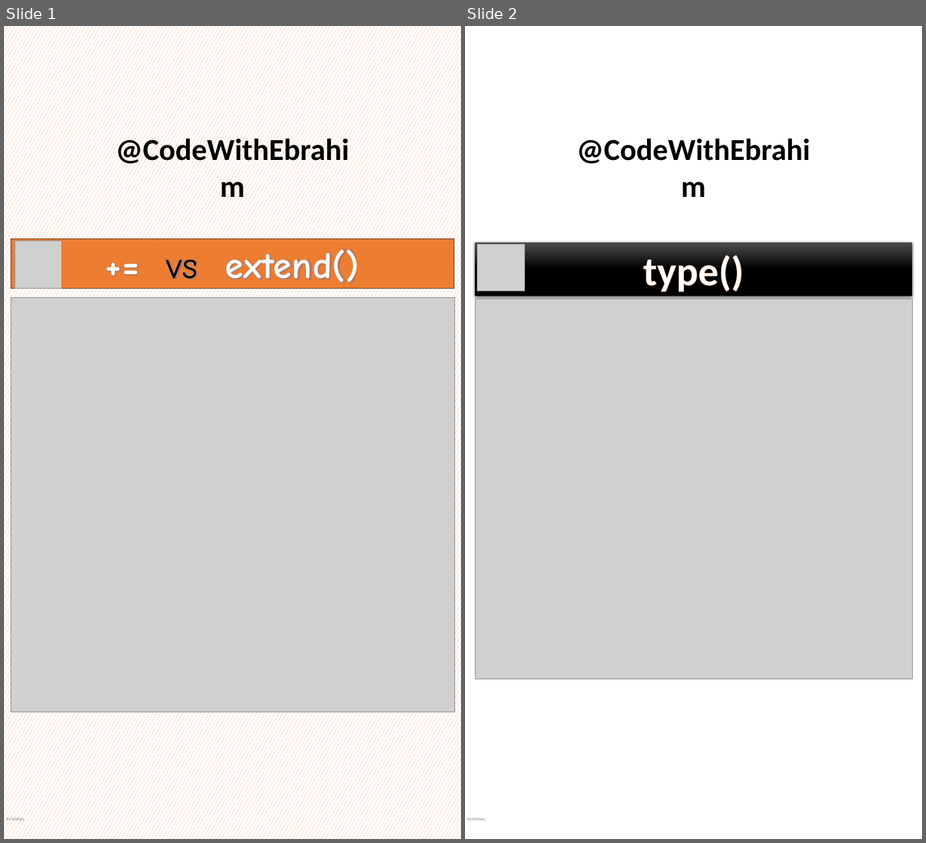
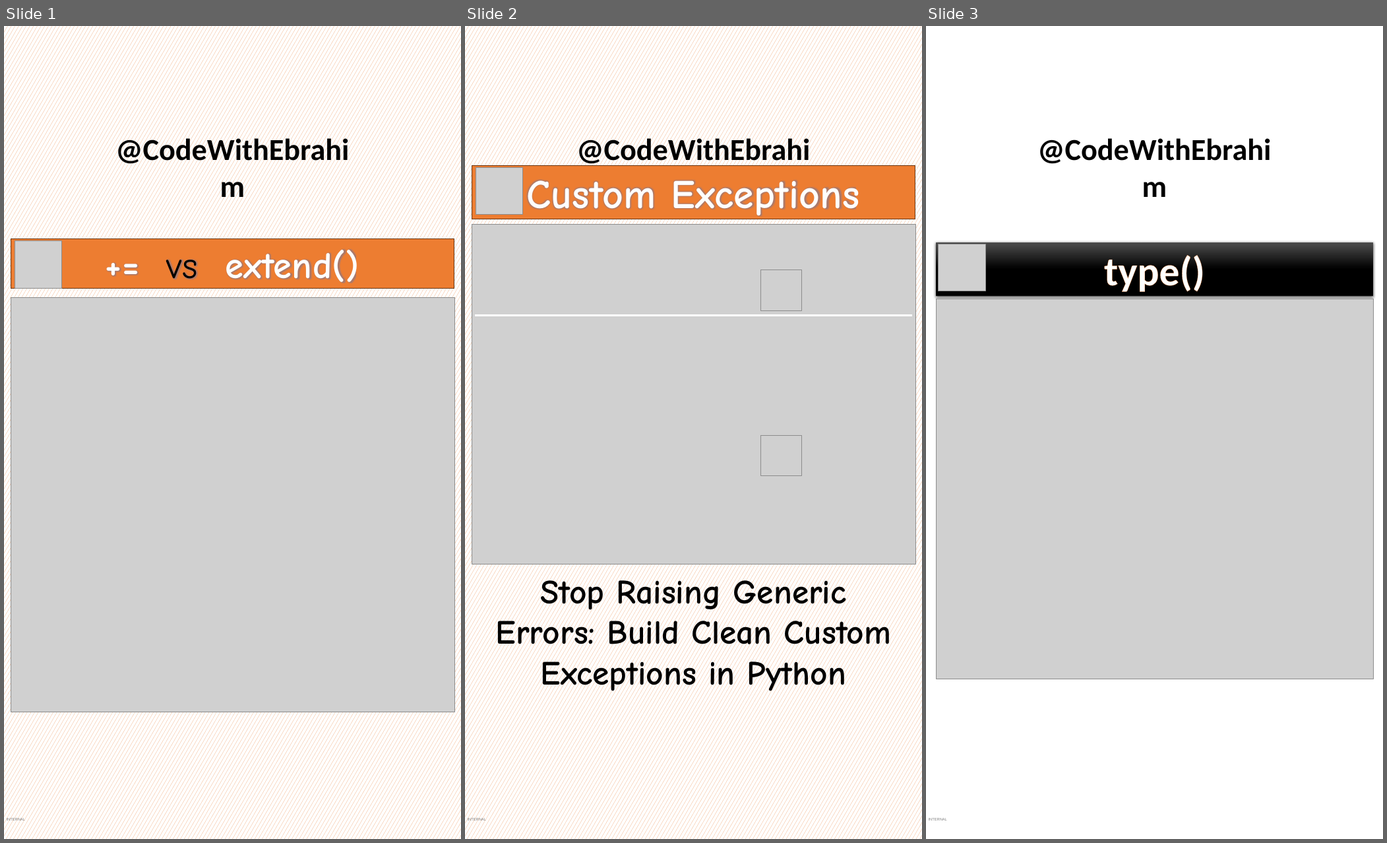
Before and after one commit to ebrahimsalehi1/python_codes, a slide deck: assets/images.pptx. Shown side by side, each under a label of ours: slides 1 and 2 before the commit, slides 1, 2 and 3 after it. The pictures are 926x843 and 1387x843 pixels, drawn with LibreOffice and Linux fonts; fonts in the diff are those of the drawing; grey boxes stand for pictures; background and template pictures are left out. Boxes give left, top, right and bottom in pixels: in the first picture for what was removed or moved away, otherwise in the second. Text is boxed around its words. In the diff, an @@ line names an element or a change of style, - is before the commit and + after.

```diff
--- a/assets/images.pptx
+++ b/assets/images.pptx
@@ slide 2 added at <box>465,26,922,839</box>, background pattern #ED7D31 on #FFFFFF; not listed: 2 template elements that a slide beside it also shows @@
@@ rectangle added at <box>472,165,916,219</box>, fill #ED7D31, outline #683715 1 pt, 72 pt, text #FEFEFE, bold @@
+Custom Exceptions
@@ picture added at <box>476,167,522,215</box> @@
@@ picture added at <box>472,224,916,564</box> @@
@@ picture added at <box>761,270,802,310</box> @@
@@ line added from (475, 316) to (912, 316), #FFFFFF 3 pt @@
@@ picture added at <box>761,435,802,476</box> @@
@@ text added at <box>496,574,891,695</box>, 60 pt, text #000000, bold @@
+Stop Raising Generic Errors: Build Clean Custom Exceptions in Python
@@ what was slide 2 is now slide 3 @@
```
Also in this commit, not shown: 15 other slides added, 2 slides removed, 45 other files.
